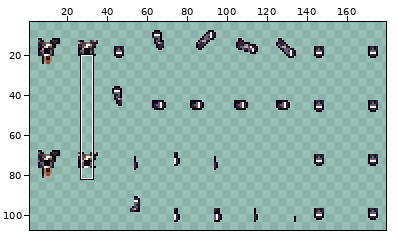
File history of a sprite sheet, Items/Armors/HeavyMetal/HeavyMetalBody_Body.png. Above: a wide view before the commit, with the close-up outlined.
Close-up. First the earlier version:
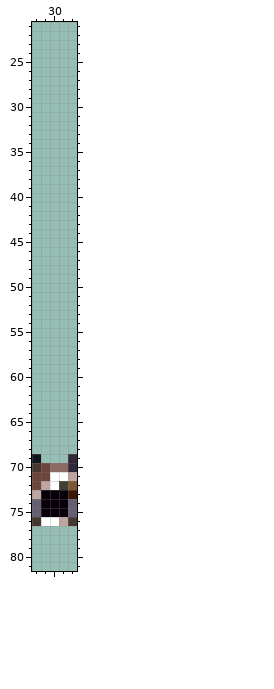
The file is 360x224 pixels, drawn in blocks of 2x2; one block is one cell here. Shown: x 28..32, y 21..81. The wide view leaves out empty margins.
Now the later version:
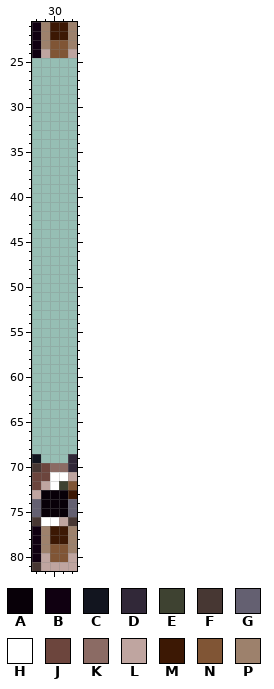
Palette (. is transparent): A #080008  B #100011  C #12151f  D #312838  E #3e4231  F #473733  G #646071  H #ffffff  J #6c453d  K #8b6b64  L #bfa5a0  M #3c1804  N #805535  P #9d816c
The edit:
@@ x 28..32 @@
-21 .....
-22 .....
-23 .....
-24 .....
+21 BPMMP
+22 BPMMP
+23 BPNNP
+24 BLNNL
 25 .....
@@ x 28..32 @@
 76 FHHLF
-77 .....
-78 .....
-79 .....
-80 .....
-81 .....
+77 BPMMP
+78 BPMMP
+79 BPNNP
+80 BLNNL
+81 FLLLL
